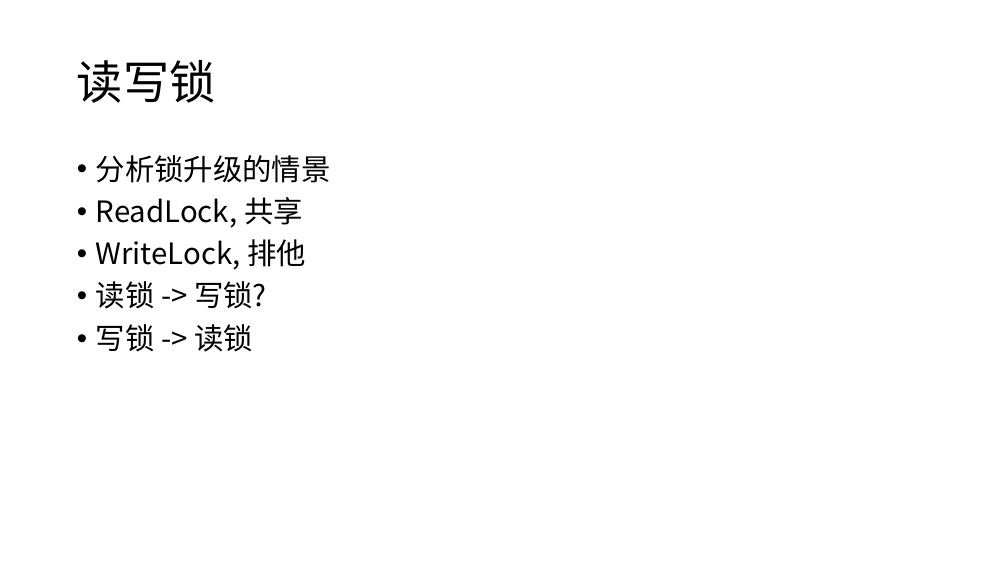
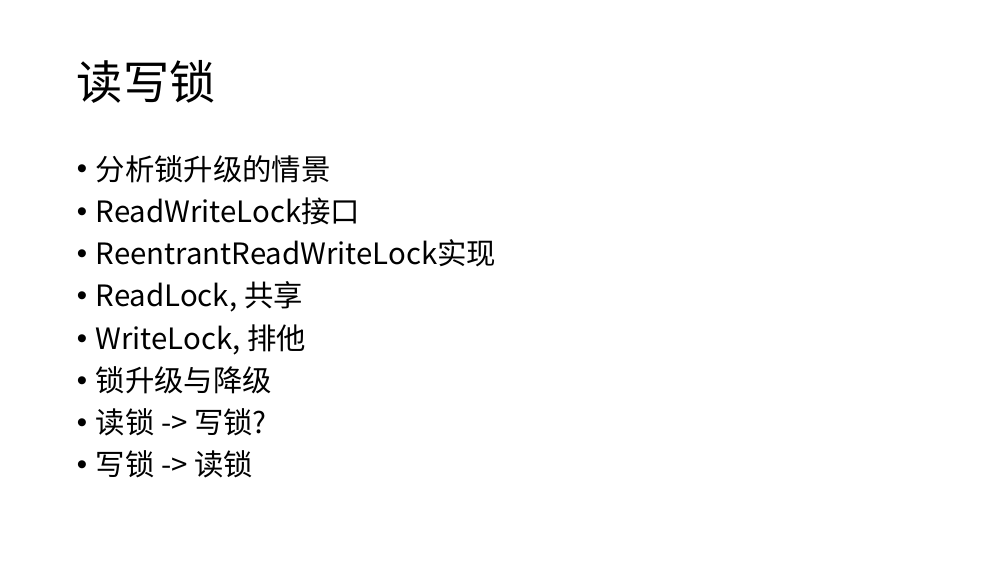
Before and after one commit to cncounter/translation, a slide deck: slide 9 of tiemao_2019/25_jvm_toc/03.JMM与线程安全.pptx. Drawn at 1008x567 pixels with LibreOffice and Linux fonts; fonts in the diff are those of the drawing. Boxes give left, top, right and bottom in pixels: in the first picture for what was removed or moved away, otherwise in the second. Text is boxed around its words. In the diff, an @@ line names an element or a change of style, - is before the commit and + after.

```diff
--- a/tiemao_2019/25_jvm_toc/03.JMM与线程安全.pptx
+++ b/tiemao_2019/25_jvm_toc/03.JMM与线程安全.pptx
@@ text at (96, 197, 496, 267): paragraphs added @@
+• ReadWriteLock接口
+• ReentrantReadWriteLock实现
@@ text at (96, 366, 272, 394): paragraph added @@
+• 锁升级与降级
```
Also in this commit, not shown: 10 other slides changed, 1 slide added, 3 other files.
